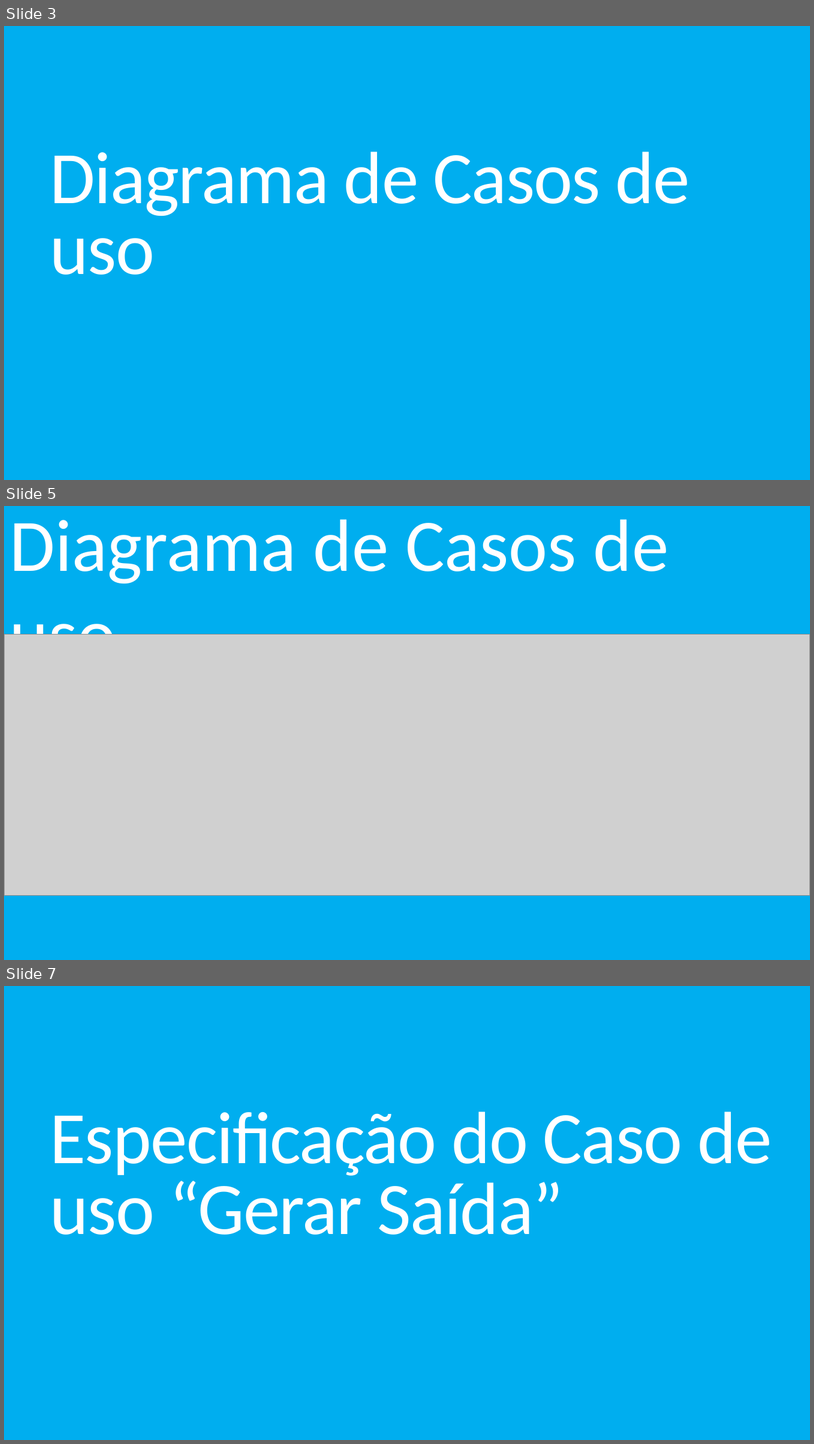
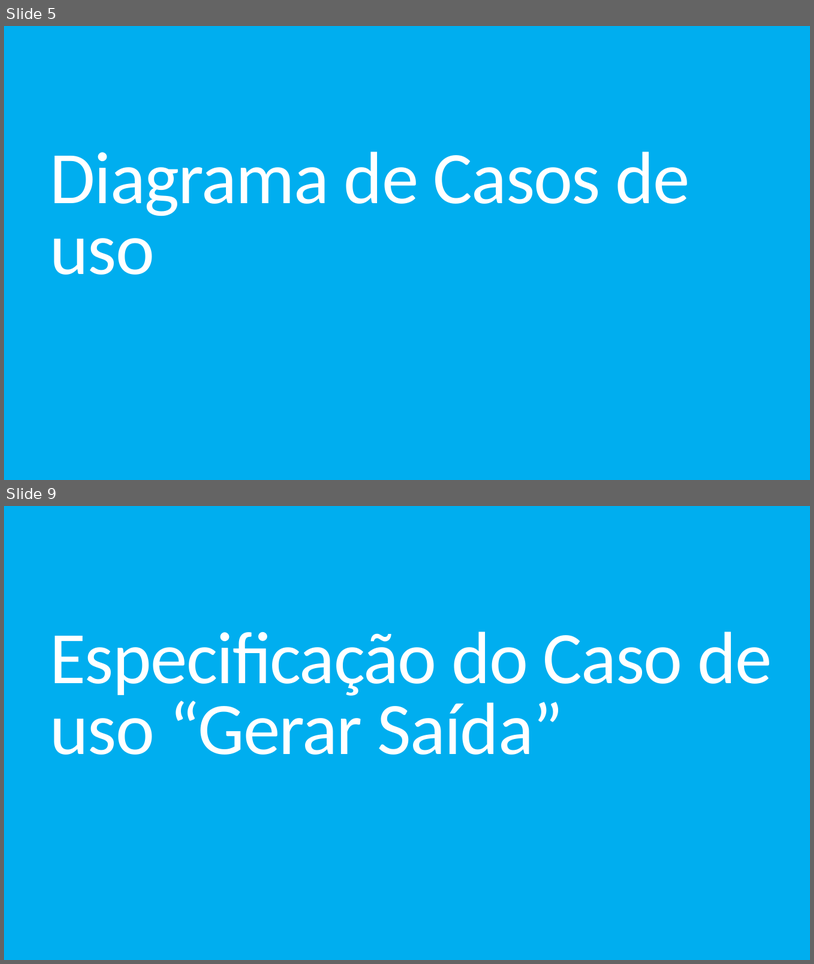
Before and after one commit to DouglasCPioC/engenharia-de-software-loja-de-motoboy, a slide deck: Slide/Projeto de uma empresa de motoboy.pptx. Shown one above the other, each under a label of ours: slides 3, 5 and 7 before the commit, slides 5 and 9 after it; the slides between them are not shown. The pictures are 814x1444 and 814x964 pixels, drawn with LibreOffice and Linux fonts; fonts in the diff are those of the drawing; grey boxes stand for pictures. Boxes give left, top, right and bottom in pixels: in the first picture for what was removed or moved away, otherwise in the second. Text is boxed around its words. In the diff, an @@ line names an element or a change of style, - is before the commit and + after.

```diff
--- a/Slide/Projeto de uma empresa de motoboy.pptx
+++ b/Slide/Projeto de uma empresa de motoboy.pptx
@@ slide 5 removed at [4,506,810,960], background #00AEEF @@
@@ text removed at [10,519,669,634] @@
-Diagrama de Casos de uso
@@ picture removed at [4,634,810,895] @@
@@ what was slide 3 is now slide 5 @@
@@ what was slide 7 is now slide 9 @@
```
Also in this commit, not shown: 4 slides changed, 9 slides added, 2 other slides removed, 1 other file.
